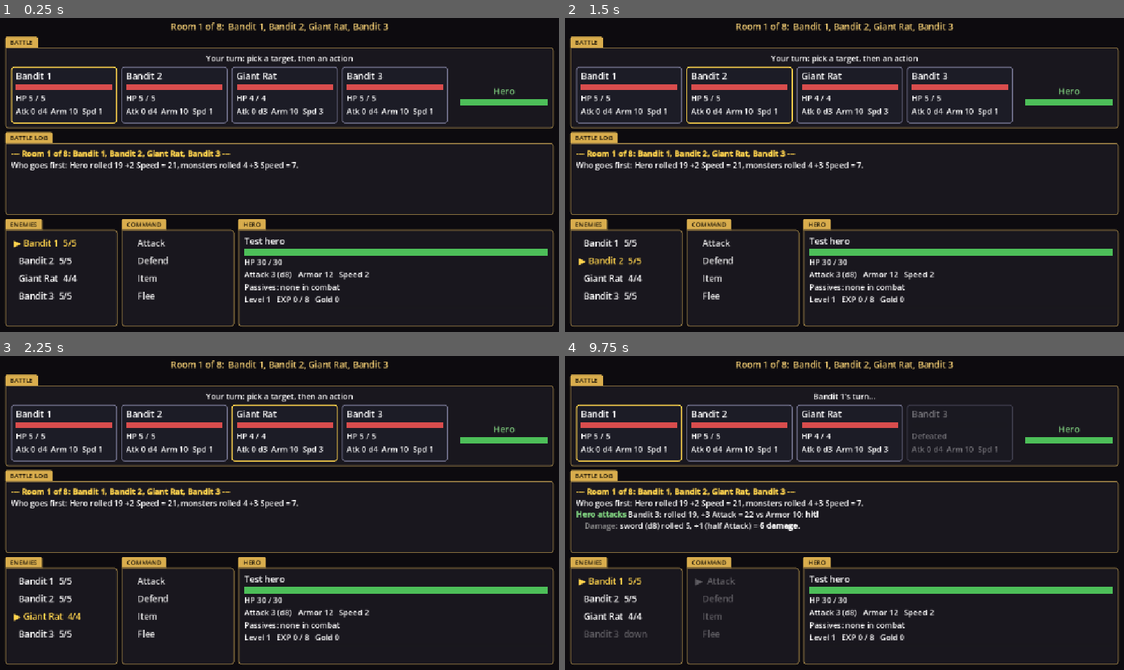
Above: before the commit, frames 1-4 (two rows, left to right).
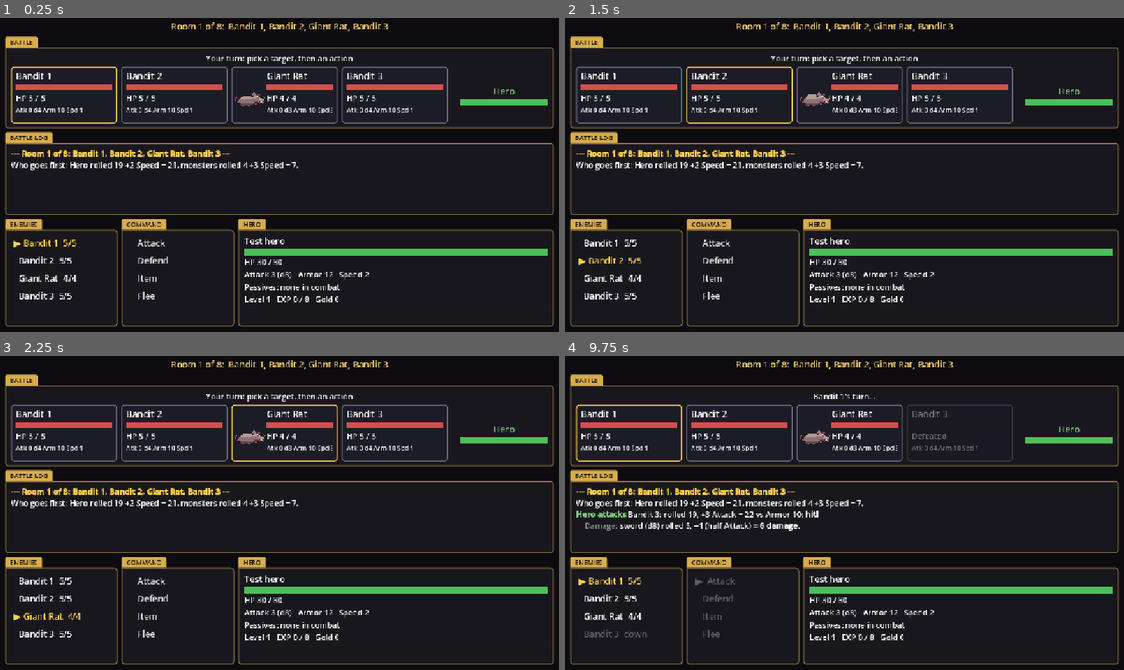
Above: after the commit, the same moments.

Repository: khasmn/project-k
Game: Godot game, scene res://scenes/combat/combat.tscn
Same seed, same stepped clock (60 frames per second), same inputs: the game is played once before the commit and once after it. This scene is started directly instead of the project's main scene.
Inputs (mouse positions are in pixels of both pictures, inside the frame that each line leads up to):
- Up to frame 1 (0.25 s): no input
- Up to frame 2 (1.5 s): click (626, 96) at 0.52 s; click (738, 96) at 1.27 s
- Up to frame 3 (2.25 s): click (285, 434) at 2.02 s
- Up to frame 4 (9.75 s): click (961, 434) at 2.77 s; click "Bandit 1 5/5" at 3.5 s; click "▶ Bandit 1 5/5" at 4.25 s; click "Bandit 2 5/5" at 5 s; click "▶ Bandit 2 5/5" at 5.75 s; click "Giant Rat 4/4" at 6.5 s; click "▶ Giant Rat 4/4" at 7.25 s; click "Bandit 3 5/5" at 8 s; click "▶ Bandit 3 5/5" at 8.75 s; click "Attack" at 9.5 s

The runs differ from the first frame. In frame 1, 4.1% of the frame differs, in the area x 1-93%, y 1-91%; in frame 2, 4.1%; in frame 3, 4.1%; in frame 4, 4.2%.

Commit message:
Show animated Giant Rat sprite on its monster card; nearest filter for pixel art
Co-Authored-By: Claude Opus 5.5 <noreply@anthropic.com>

Diff:
--- a/data/enemies.json
+++ b/data/enemies.json
@@ -1,5 +1,5 @@
 {
-	"giant_rat": {"name": "Giant Rat", "hp": 4, "attack": 0, "defense": 0, "speed": 3, "weapon": "bite", "damage_die": 3, "exp": 4, "gold": 2, "rooms": [1, 2], "elite": "rat_king"},
+	"giant_rat": {"name": "Giant Rat", "hp": 4, "attack": 0, "defense": 0, "speed": 3, "weapon": "bite", "damage_die": 3, "exp": 4, "gold": 2, "rooms": [1, 2], "elite": "rat_king", "sprite": "giant_rat_idle"},
 	"bandit": {"name": "Bandit", "hp": 5, "attack": 0, "defense": 0, "speed": 1, "weapon": "dagger", "damage_die": 4, "exp": 5, "gold": 3, "rooms": [1, 6], "elite": "bandit_captain"},
 	"wolf": {"name": "Wolf", "hp": 6, "attack": 0, "defense": 0, "speed": 4, "weapon": "bite", "damage_die": 4, "exp": 6, "gold": 3, "rooms": [3, 8], "elite": "dire_wolf"},
 	"skeleton": {"name": "Skeleton", "hp": 8, "attack": 0, "defense": 1, "speed": 1, "weapon": "rusty sword", "damage_die": 4, "exp": 7, "gold": 4, "rooms": [5, 8], "elite": "bone_knight"},
--- a/project.godot
+++ b/project.godot
@@ -27,6 +27,8 @@
 
 [rendering]
 
+textures/canvas_textures/default_texture_filter=0
+
 rendering_device/driver.windows="d3d12"
 renderer/rendering_method="gl_compatibility"
 renderer/rendering_method.mobile="gl_compatibility"
--- a/scripts/combat/combat_screen.gd
+++ b/scripts/combat/combat_screen.gd
@@ -5,6 +5,8 @@
 const CREATION_SCENE: String = "res://scenes/character/character_creation.tscn"
 const PATH_SCENE: String = "res://scenes/path/path.tscn"
 const CARD_STYLE: StyleBoxFlat = preload("res://scenes/ui/box_style.tres")
+const SPRITE_FPS: int = 6
+const SPRITE_SIZE: int = 64  # 32x32 art shown 2x
 const FLEE_DC_BASE: int = 10  # flee: d20 + Speed vs 10 + fastest monster's Speed
 ## Battle log colors (BBCode: the log understands tags like [b]bold[/b] and [color=#hex]text[/color]).
 const HERO_COLOR: String = "#7fd17f"
@@ -18,6 +20,7 @@
 var enemies: Array[Combatant] = []
 var target: Combatant  # the monster the hero attacks; click a card to change it
 var fight_over: bool = false  # true after a win or a flee, so Continue only works once
+var animations: Array[AtlasTexture] = []
 
 
 func _ready() -> void:
@@ -67,6 +70,14 @@
 		_hero_turn()
 	else:
 		_enemy_turn()
+
+
+## Play every sprite strip: show frame N of the strip, moving on SPRITE_FPS times a second.
+func _process(_delta: float) -> void:
+	var tick: int = Time.get_ticks_msec() * SPRITE_FPS / 1000
+	for frames in animations:
+		var size: int = frames.atlas.get_height()
+		frames.region = Rect2(tick % (frames.atlas.get_width() / size) * size, 0, size, size)
 
 
 func _hero_turn() -> void:
@@ -272,7 +283,21 @@
 	fill.bg_color = Color(0.85, 0.3, 0.3)
 	bar.add_theme_stylebox_override("fill", fill)
 	lines.get_node("Name").add_theme_font_size_override("font_size", 18)
+	lines.get_node("Stats").add_theme_font_size_override("font_size", 13)
 	card.add_child(lines)
+	if foe.sprite != "":
+		var frames: AtlasTexture = AtlasTexture.new()
+		frames.atlas = load("res://assets/sprites/enemies/%s.png" % foe.sprite)
+		frames.region = Rect2(0, 0, frames.atlas.get_height(), frames.atlas.get_height())
+		animations.append(frames)
+		var picture: TextureRect = TextureRect.new()
+		picture.texture = frames
+		picture.expand_mode = TextureRect.EXPAND_IGNORE_SIZE
+		picture.position = Vector2(4, 30)
+		picture.size = Vector2(SPRITE_SIZE, SPRITE_SIZE)
+		picture.mouse_filter = Control.MOUSE_FILTER_IGNORE
+		card.add_child(picture)
+		lines.offset_left = SPRITE_SIZE + 8
 	return card
 
 
@@ -309,7 +334,7 @@
 		lines.get_node("HPBar").max_value = foe.max_hp
 		lines.get_node("HPBar").value = foe.hp
 		lines.get_node("HP").text = "HP %d / %d" % [foe.hp, foe.max_hp] if foe.is_alive() else "Defeated"
-		lines.get_node("Stats").text = "Atk %d d%d  Arm %d  Spd %d" % [foe.attack, foe.damage_die, foe.armor(), foe.speed]
+		lines.get_node("Stats").text = "Atk %d d%d Arm %d Spd %d" % [foe.attack, foe.damage_die, foe.armor(), foe.speed]
 		card.disabled = not foe.is_alive()
 		card.modulate = Color(1, 1, 1, 1 if foe.is_alive() else 0.4)
 		var style: StyleBoxFlat = CARD_STYLE.duplicate()
--- a/scripts/combat/combatant.gd
+++ b/scripts/combat/combatant.gd
@@ -13,6 +13,7 @@
 var speed: int
 var damage_die: int
 var weapon: String = "weapon"  # for the log: "sword (d8)"
+var sprite: String = ""  # file in assets/sprites/enemies/, a strip of square frames
 var exp_reward: int = 0
 var gold_reward: int = 0
 var defending: bool = false
@@ -40,6 +41,7 @@
 	speed = int(data.speed)
 	damage_die = int(data.damage_die)
 	weapon = data.get("weapon", "weapon")
+	sprite = data.get("sprite", "")
 	exp_reward = int(data.get("exp", 0))
 	gold_reward = int(data.get("gold", 0))
 	passive_names = data.get("passive_names", {})
Not shown, added: assets/sprites/enemies/giant_rat.png.import
Binary file added: assets/sprites/enemies/giant_rat_idle.png
Not shown, added: assets/sprites/enemies/giant_rat_idle.png.import
Not shown, changed: assets/sprites/enemies/giant_rat.pxo
Not shown, changed: docs/memory/decisions.md
